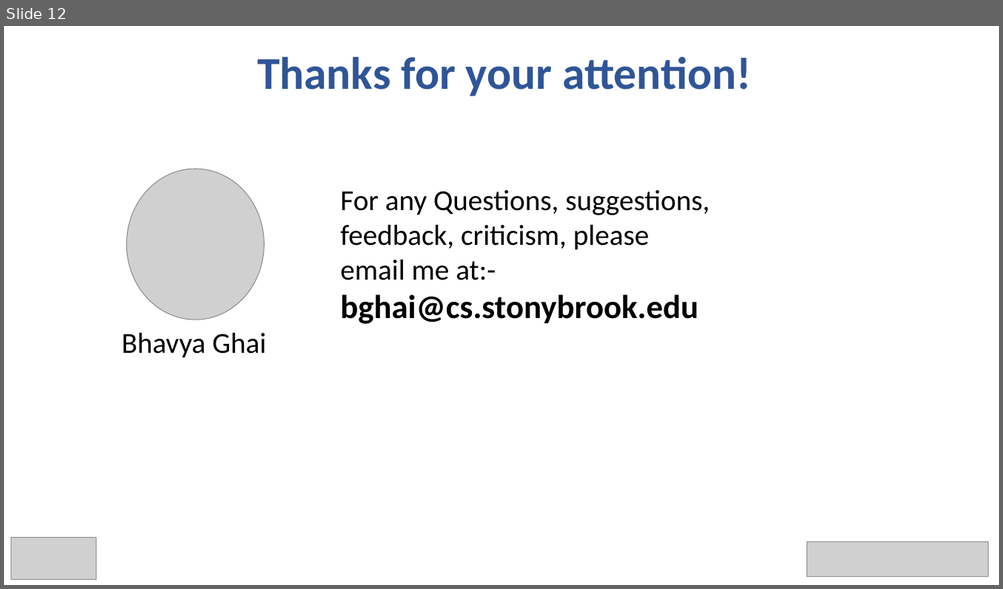
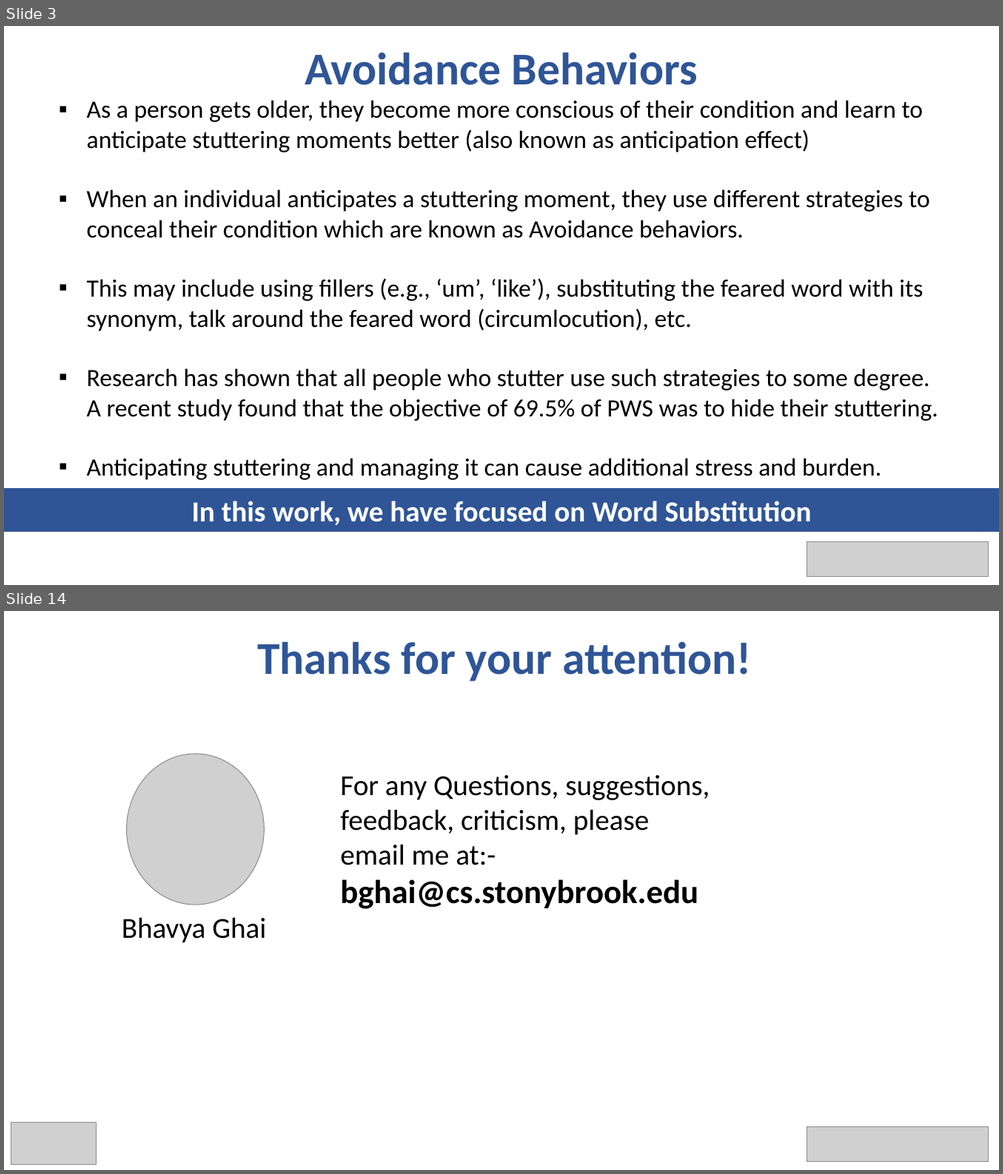
Before and after one commit to bhavyaghai/Fluent, a slide deck: presentation/presentation.pptx. Shown one above the other, each under a label of ours: slide 12 before the commit, slides 3 and 14 after it; the slides between them are not shown. The pictures are 1003x589 and 1003x1174 pixels, drawn with LibreOffice and Linux fonts; fonts in the diff are those of the drawing; grey boxes stand for pictures. Boxes give left, top, right and bottom in pixels: in the first picture for what was removed or moved away, otherwise in the second. Text is boxed around its words. In the diff, an @@ line names an element or a change of style, - is before the commit and + after.

```diff
--- a/presentation/presentation.pptx
+++ b/presentation/presentation.pptx
@@ slide 3 added at (x1=4, y1=26, x2=999, y2=585), background #FFFFFF @@
@@ text added at (x1=304, y1=52, x2=697, y2=85), 44 pt, text #2F5597, bold @@
+Avoidance Behaviors
@@ text added at (x1=87, y1=100, x2=938, y2=480), 24 pt, text #000000 @@
+▪ As a person gets older, they become more conscious of their condition and learn to anticipate stuttering moments better (also known as anticipation effect)
+▪ When an individual anticipates a stuttering moment, they use different strategies to conceal their condition which are known as Avoidance behaviors.
+▪ This may include using fillers (e.g., ‘um’, ‘like’), substituting the feared word with its synonym, talk around the feared word (circumlocution), etc.
+▪ Research has shown that all people who stutter use such strategies to some degree. A recent study found that the objective of 69.5% of PWS was to hide their stuttering.
+▪ Anticipating stuttering and managing it can cause additional stress and burden.
@@ rectangle added at (x1=4, y1=489, x2=999, y2=532), fill #2F5597, outline #325491 1 pt, 28 pt, text #FFFFFF, bold @@
+In this work, we have focused on Word Substitution
@@ picture added at (x1=807, y1=543, x2=988, y2=577) @@
@@ what was slide 12 is now slide 14 @@
```
Also in this commit, not shown: 8 slides changed, 6 other slides added, 1 slide removed, 1 other file.
